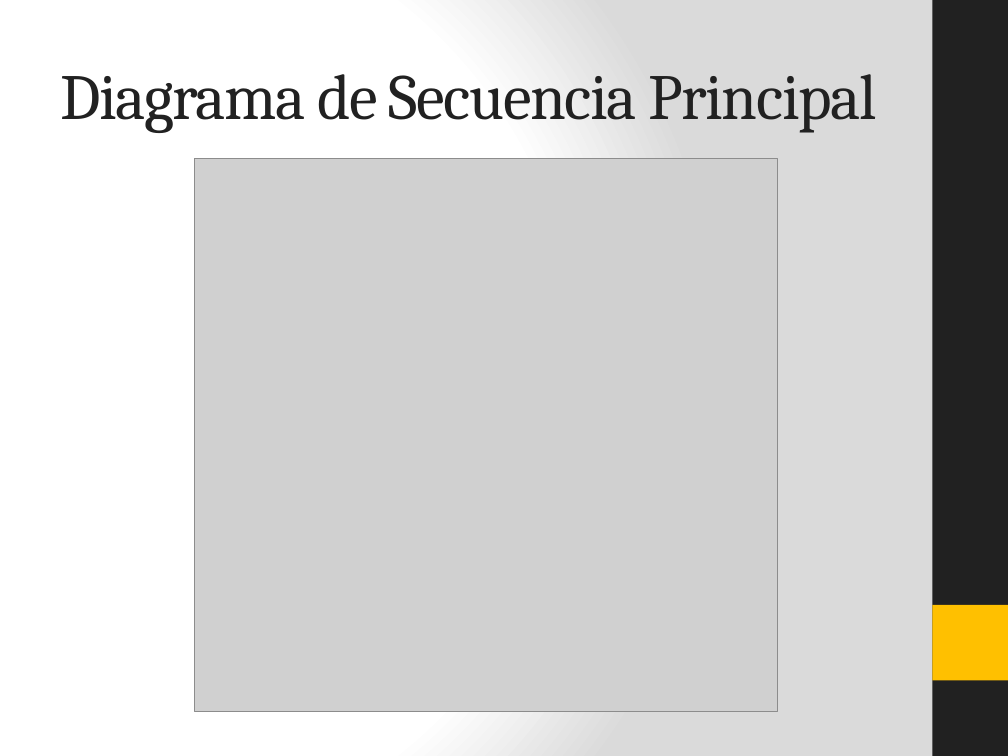
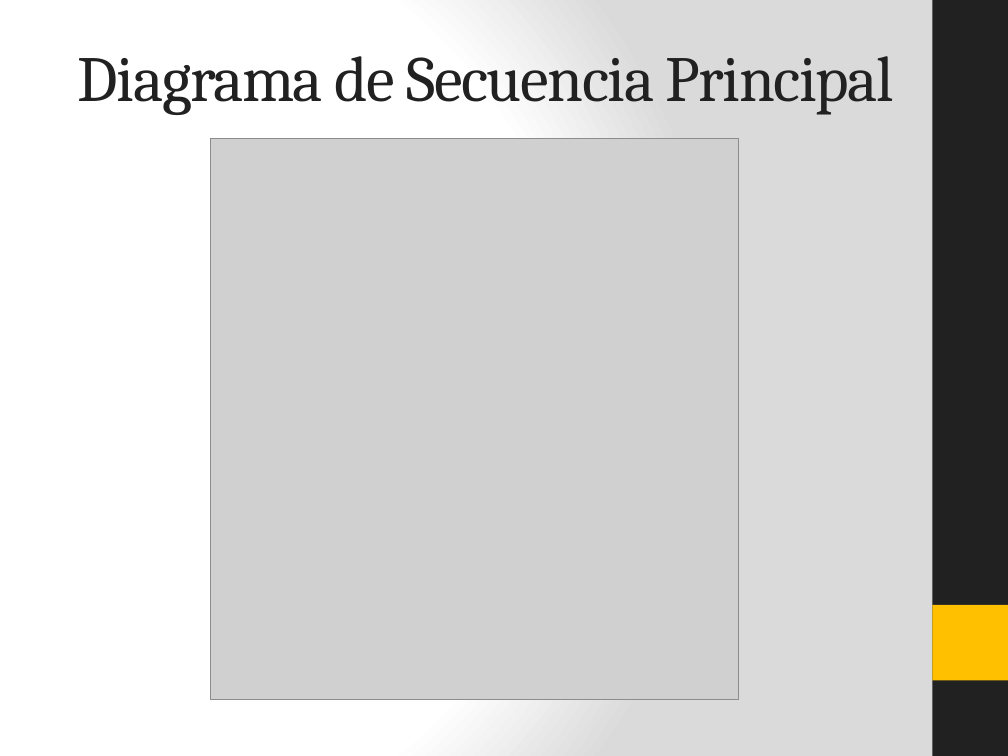
Before and after one commit to juvenmezaa/JYMPsport, a slide deck: slide 9 of Documentacion/Presentación.pptx (slide 7 before the commit). Drawn at 1008x756 pixels with LibreOffice and Linux fonts; fonts in the diff are those of the drawing; grey boxes stand for pictures. Boxes give left, top, right and bottom in pixels: in the first picture for what was removed or moved away, otherwise in the second. Text is boxed around its words. In the diff, an @@ line names an element or a change of style, - is before the commit and + after.

```diff
--- a/Documentacion/Presentación.pptx
+++ b/Documentacion/Presentación.pptx
@@ title "Diagrama de Secuencia Principal" moved from (x1=60, y1=74, x2=876, y2=133) to (x1=78, y1=56, x2=894, y2=115) @@
@@ title "Diagrama de Secuencia Principal" at (x1=78, y1=56, x2=894, y2=115): alignment left to centre @@
@@ picture resized from (x1=195, y1=158, x2=778, y2=712) to (x1=211, y1=139, x2=739, y2=700) @@
```
Also in this commit, not shown: 8 other slides changed, 4 slides added, 1 slide removed, 1 other file.
